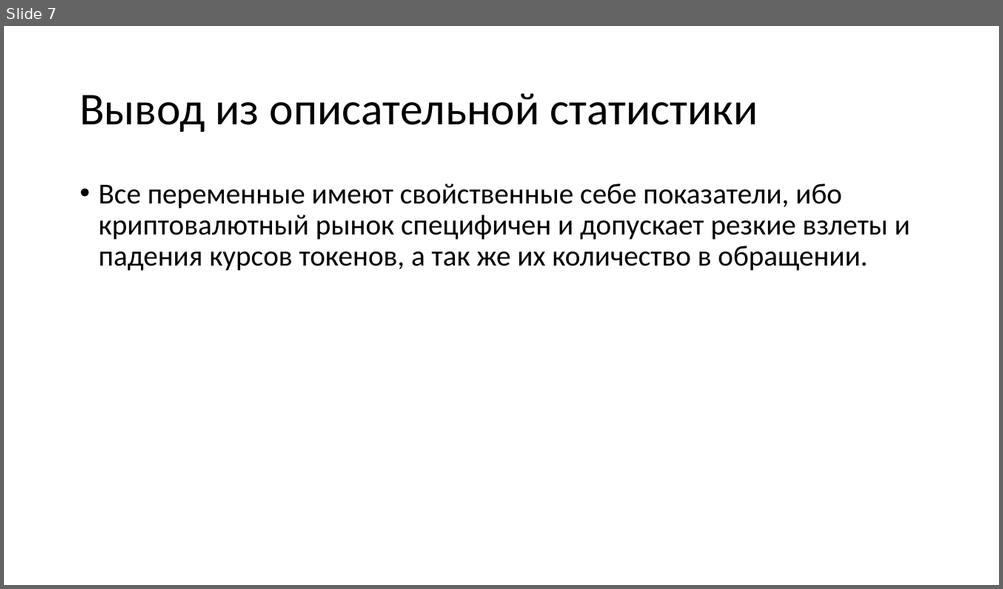
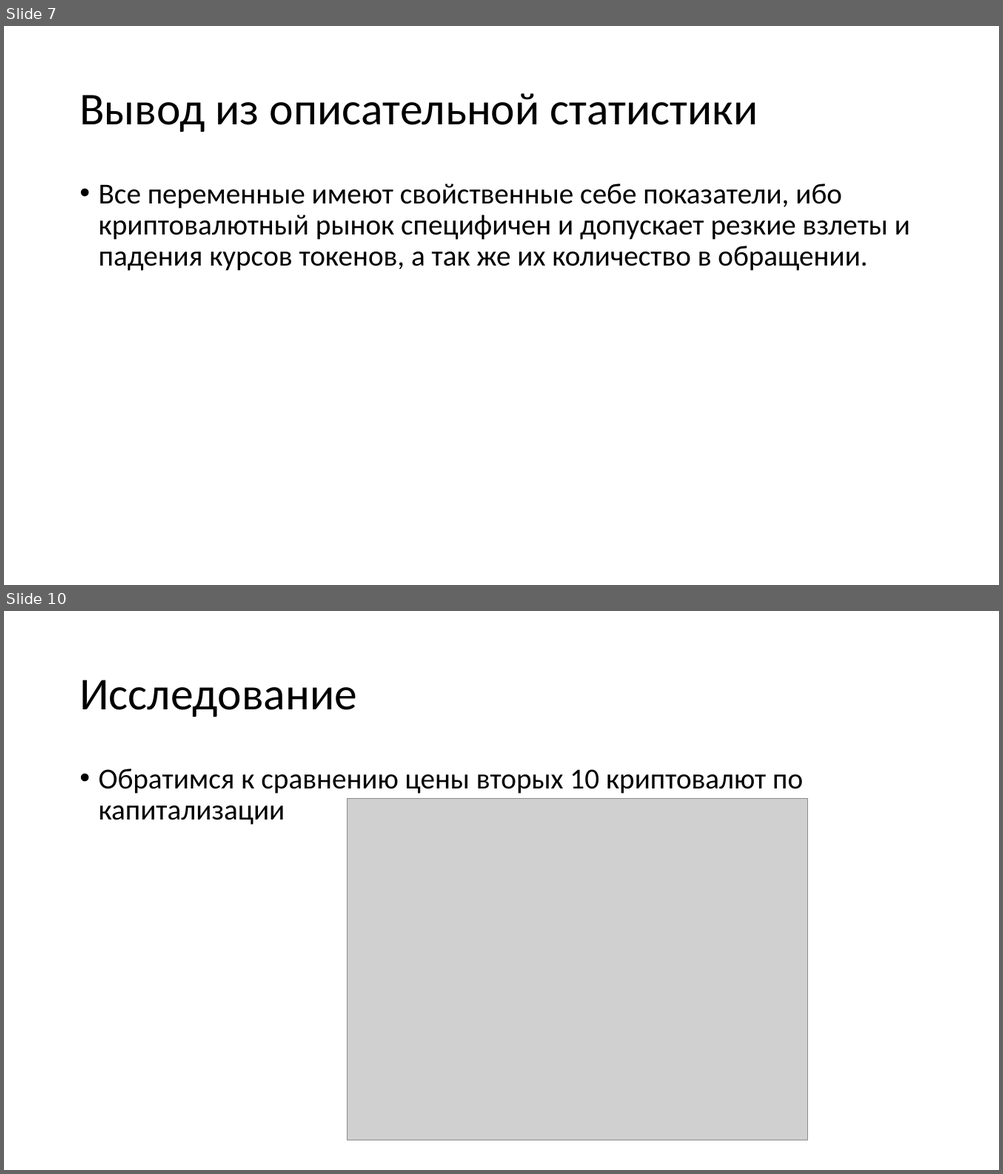
Before and after one commit to egorserdyuk/ASU-Datascience, a slide deck: Crypto/Анализ данных.pptx. Shown one above the other, each under a label of ours: slide 7 before the commit, slides 7 and 10 after it; the slides between them are not shown. The pictures are 1003x589 and 1003x1174 pixels, drawn with LibreOffice and Linux fonts; fonts in the diff are those of the drawing; grey boxes stand for pictures. Boxes give left, top, right and bottom in pixels: in the first picture for what was removed or moved away, otherwise in the second. Text is boxed around its words. In the diff, an @@ line names an element or a change of style, - is before the commit and + after.

```diff
--- a/Crypto/Анализ данных.pptx
+++ b/Crypto/Анализ данных.pptx
@@ slide 10 added at [4,611,999,1170], background #FFFFFF @@
@@ title added at [79,680,356,717], 44 pt, text #000000 @@
+Исследование
@@ text added at [99,769,802,825], 28 pt, text #000000 @@
+• Обратимся к сравнению цены вторых 10 криптовалют по капитализации
@@ picture added at [347,799,808,1141] @@
```
Also in this commit, not shown: 2 slides changed, 14 other slides added, 2 slides removed.
